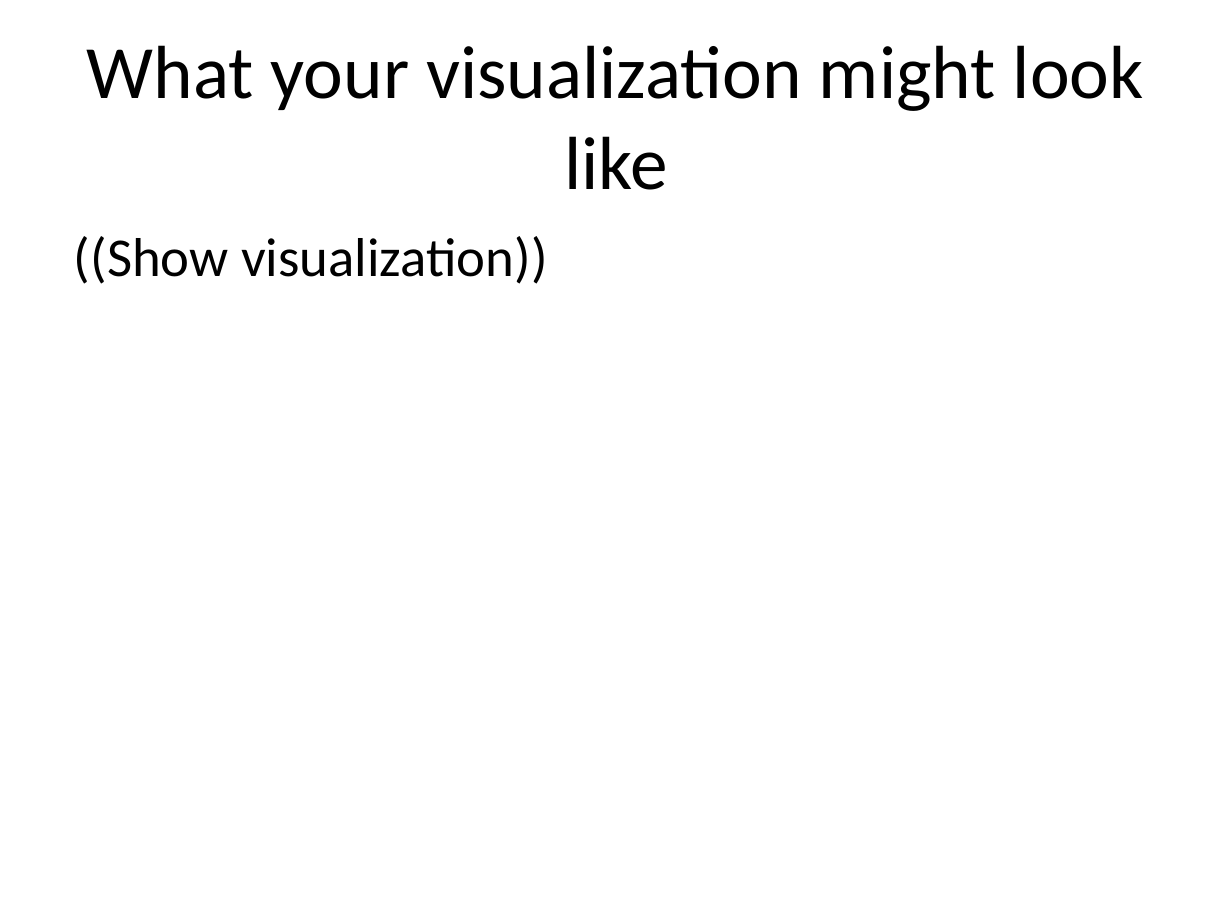
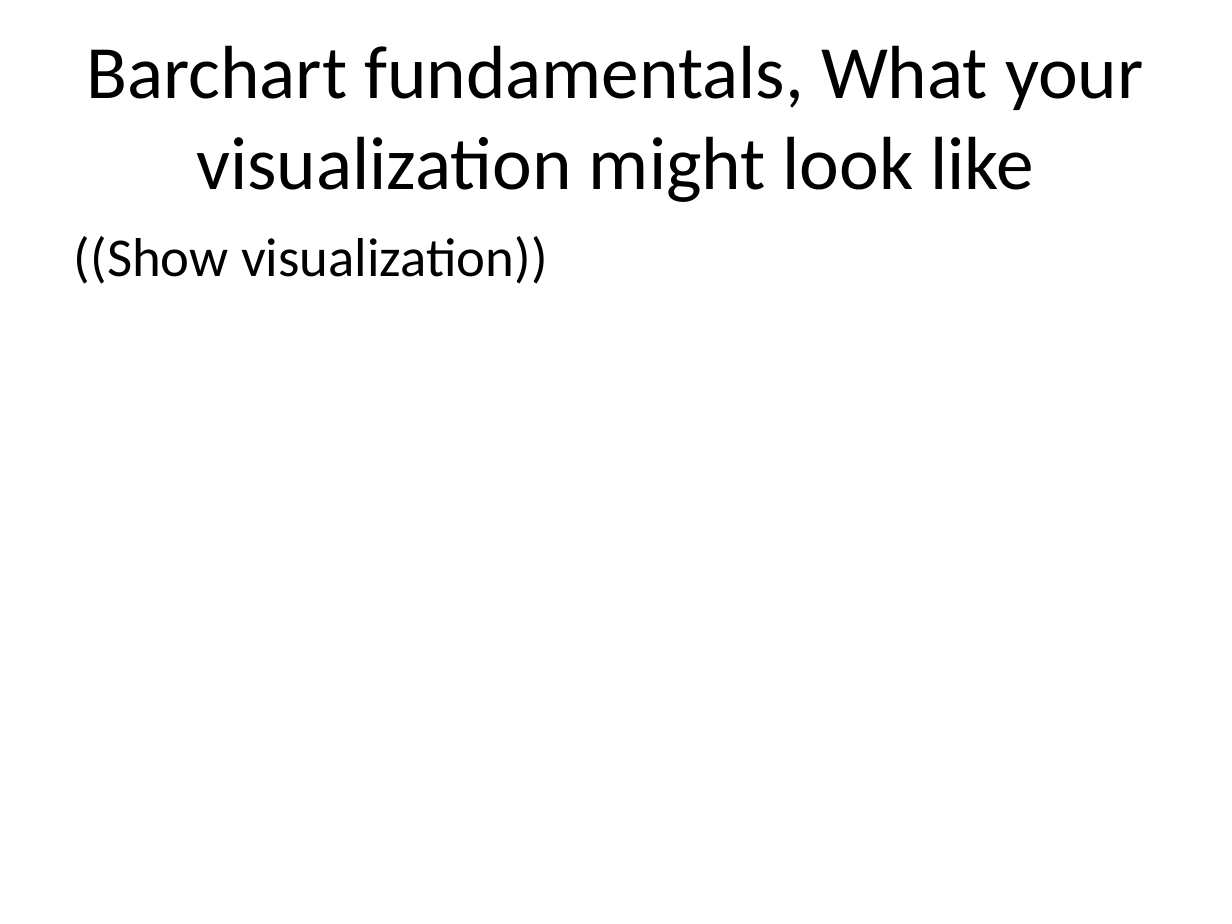
Before and after one commit to pmean/data-visualization, a slide deck: slide 72 of data-viz-02/src/v02-complete-lecture.pptx (slide 67 before the commit). Drawn at 1232x924 pixels with LibreOffice and Linux fonts; fonts in the diff are those of the drawing. Boxes give left, top, right and bottom in pixels: in the first picture for what was removed or moved away, otherwise in the second. Text is boxed around its words. In the diff, an @@ line names an element or a change of style, - is before the commit and + after.

```diff
--- a/data-viz-02/src/v02-complete-lecture.pptx
+++ b/data-viz-02/src/v02-complete-lecture.pptx
@@ title at bbox=[87, 45, 1144, 202]: text changed @@
-What your visualization might look like
+Barchart fundamentals, What your visualization might look like
```
Also in this commit, not shown: 88 other slides changed, 15 slides added, 2 slides removed, 20 other files.
